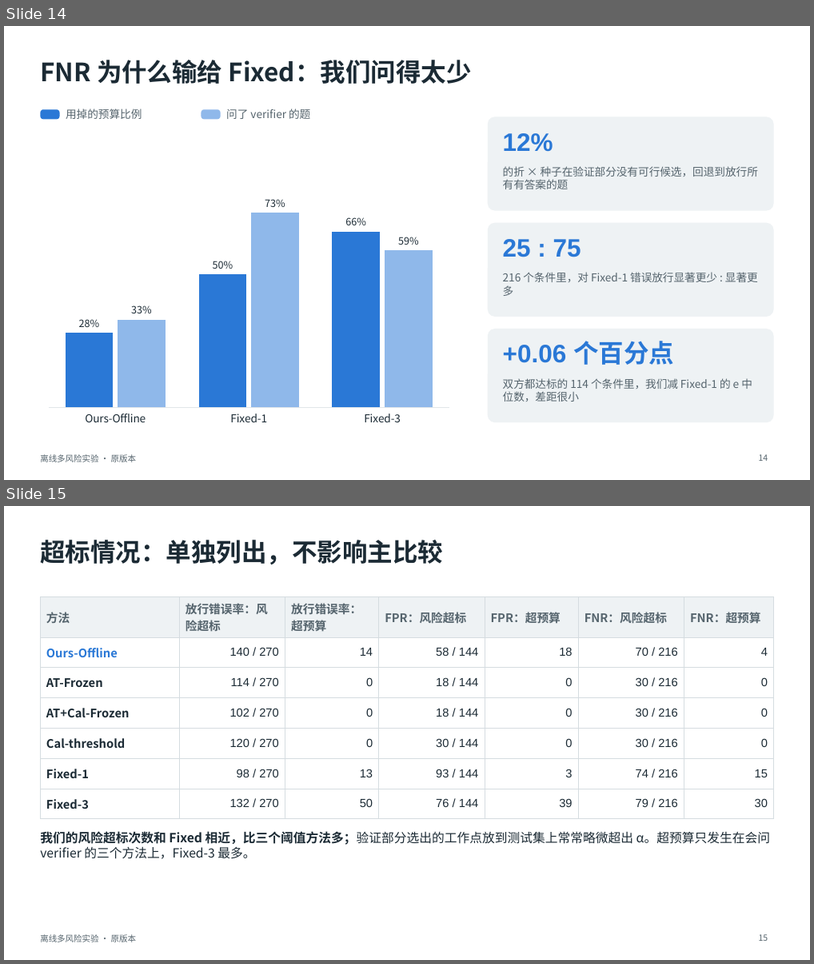
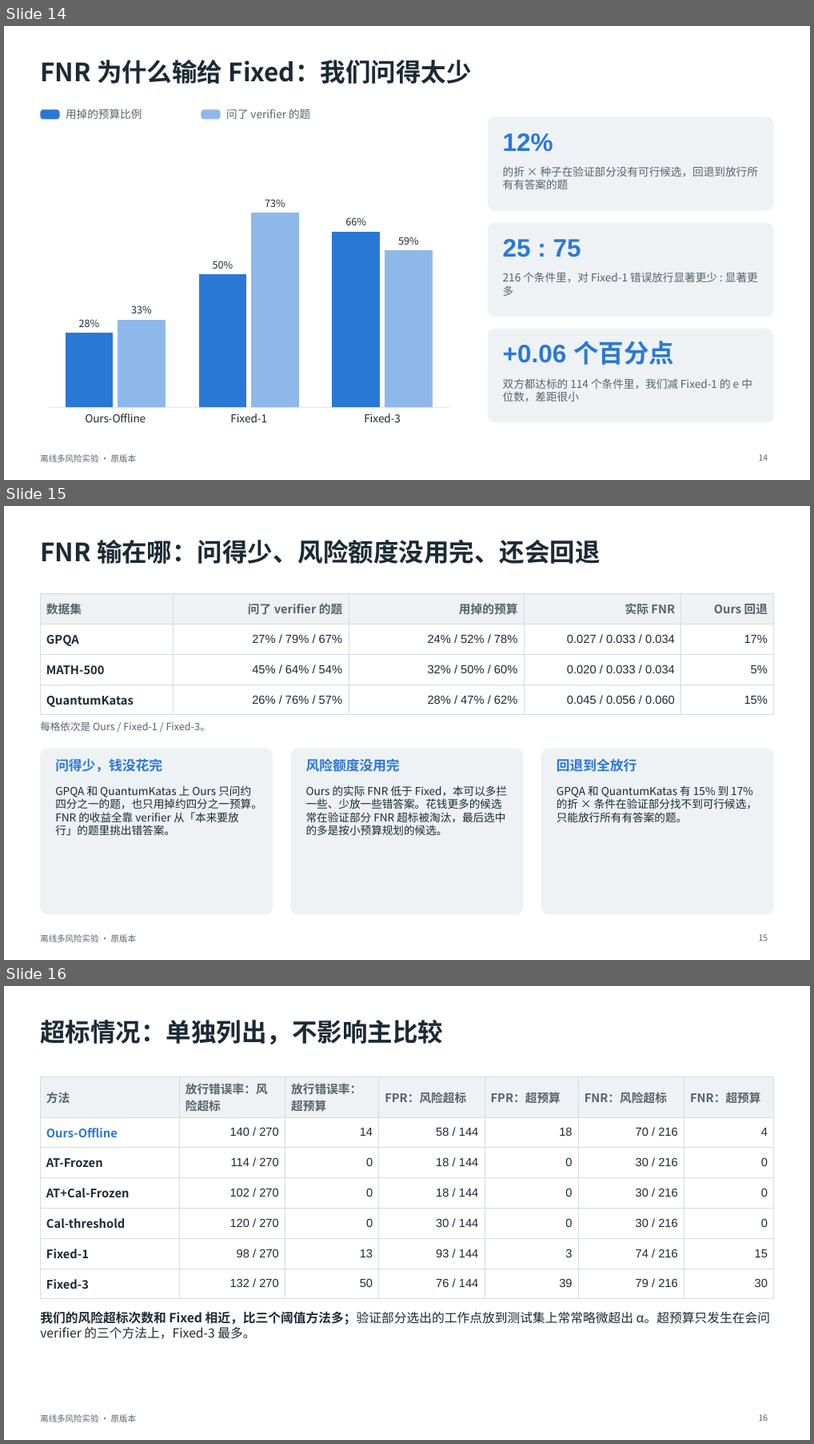
Before and after one commit to toz015/verification_generation_experiment, a slide deck: reports/offline_multirisk_20261116_calibrated/deck/离线多风险实验_原版本.pptx. Shown one above the other, each under a label of ours: slides 14 and 15 before the commit, slides 14, 15 and 16 after it. The pictures are 814x964 and 814x1444 pixels, drawn with LibreOffice and Linux fonts; fonts in the diff are those of the drawing. Boxes give left, top, right and bottom in pixels: in the first picture for what was removed or moved away, otherwise in the second. Text is boxed around its words. In the diff, an @@ line names an element or a change of style, - is before the commit and + after.

```diff
--- a/reports/offline_multirisk_20261116_calibrated/deck/离线多风险实验_原版本.pptx
+++ b/reports/offline_multirisk_20261116_calibrated/deck/离线多风险实验_原版本.pptx
@@ slide 15 added at bbox=[4, 506, 810, 960], background #FFFFFF; not listed: 1 template element that a slide beside it also shows @@
@@ title added at bbox=[40, 540, 601, 564], 30 pt, text #1B2A34, bold @@
+FNR 输在哪：问得少、风险额度没用完、还会回退
@@ table added at bbox=[40, 594, 774, 710], 4 rows, 5 columns @@
+数据集 | 问了 verifier 的题 | 用掉的预算 | 实际 FNR | Ours 回退
+GPQA | 27% / 79% / 67% | 24% / 52% / 78% | 0.027 / 0.033 / 0.034 | 17%
+MATH-500 | 45% / 64% / 54% | 32% / 50% / 60% | 0.020 / 0.033 / 0.034 | 5%
+QuantumKatas | 26% / 76% / 57% | 28% / 47% / 62% | 0.045 / 0.056 / 0.060 | 15%
@@ text added at bbox=[40, 721, 210, 731], 12 pt, text #55646D @@
+每格依次是 Ours / Fixed-1 / Fixed-3。
@@ rounded rectangle added at bbox=[40, 748, 273, 914], fill #EEF2F4 @@
@@ text added at bbox=[55, 758, 162, 772], 16 pt, text #2A78D6, bold @@
+问得少，钱没花完
@@ rounded rectangle added at bbox=[290, 748, 523, 914], fill #EEF2F4 @@
@@ text added at bbox=[306, 759, 400, 772], 16 pt, text #2A78D6, bold @@
+风险额度没用完
@@ rounded rectangle added at bbox=[542, 748, 774, 914], fill #EEF2F4 @@
@@ text added at bbox=[557, 759, 637, 772], 16 pt, text #2A78D6, bold @@
+回退到全放行
@@ text added at bbox=[55, 785, 262, 835], 13 pt, text #1B2A34 @@
+GPQA 和 QuantumKatas 上 Ours 只问约四分之一的题，也只用掉约四分之一预算。FNR 的收益全靠 verifier 从「本来要放行」的题里挑出错答案。
@@ text added at bbox=[306, 785, 507, 835], 13 pt, text #1B2A34 @@
+Ours 的实际 FNR 低于 Fixed，本可以多拦一些、少放一些错答案。花钱更多的候选常在验证部分 FNR 超标被淘汰，最后选中的多是按小预算规划的候选。
@@ text added at bbox=[557, 785, 758, 822], 13 pt, text #1B2A34 @@
+GPQA 和 QuantumKatas 有 15% 到 17% 的折 × 条件在验证部分找不到可行候选，只能放行所有有答案的题。
@@ page number added at bbox=[759, 934, 769, 940], 10 pt, text #55646D @@
+15
@@ what was slide 15 is now slide 16 @@
@@ page number at bbox=[759, 1414, 769, 1420]: text changed @@
-15
+16
```
Also in this commit, not shown: 2 other slides added, 3 other files.
